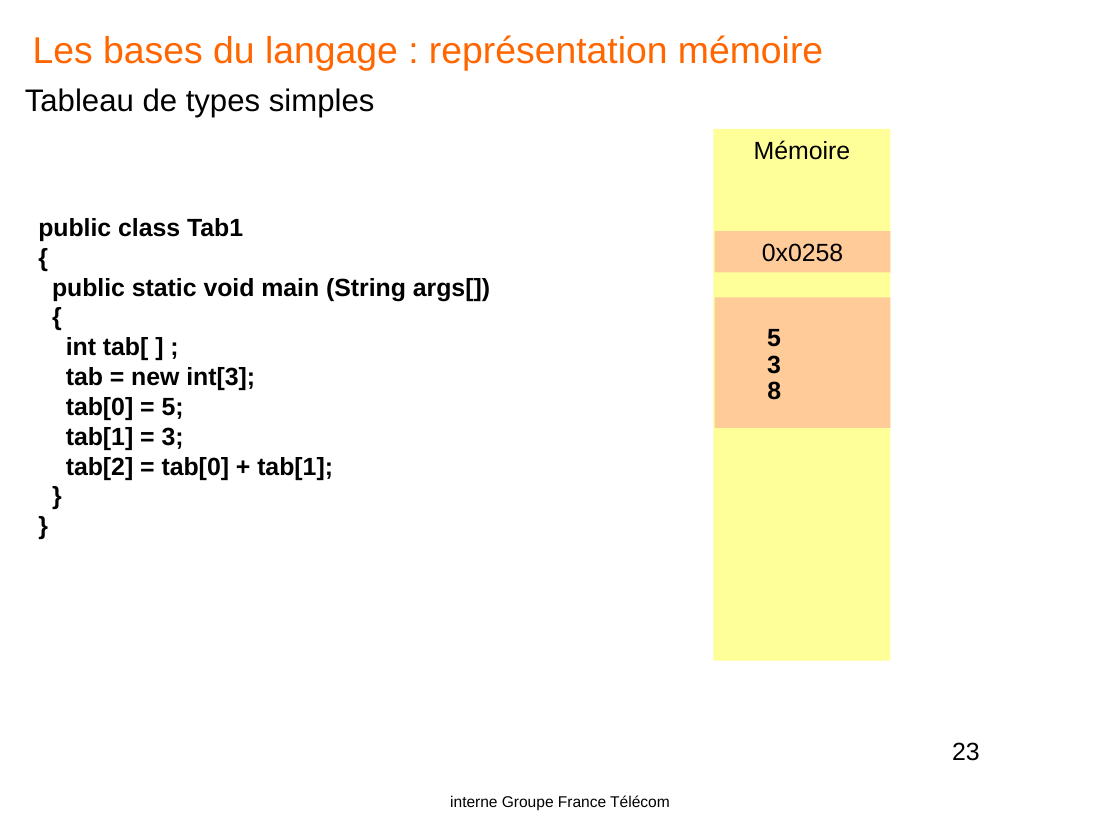
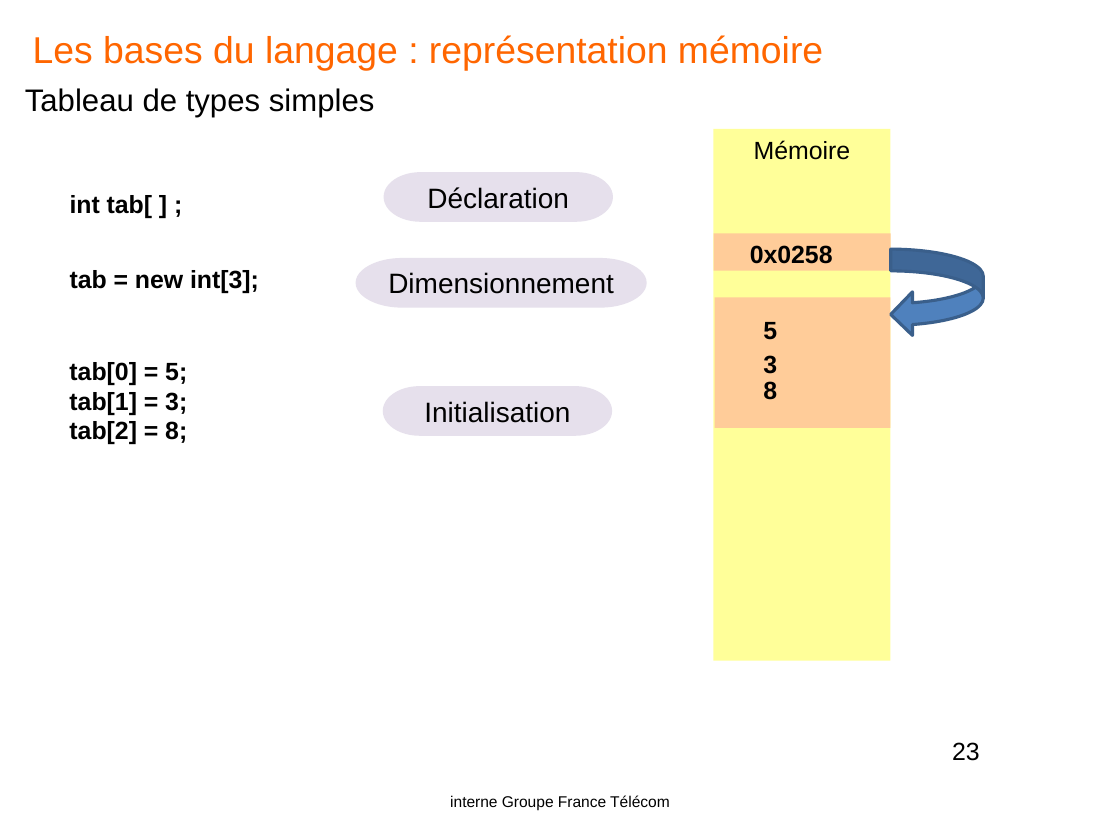
Before and after one commit to yplo6403/formationjava, a slide deck: slide 23 of doc/Java-OL1.pptx. Drawn at 1120x840 pixels with LibreOffice and Linux fonts; fonts in the diff are those of the drawing; background and template pictures are left out. Boxes give left, top, right and bottom in pixels: in the first picture for what was removed or moved away, otherwise in the second. Text is boxed around its words. In the diff, an @@ line names an element or a change of style, - is before the commit and + after.

```diff
--- a/doc/Java-OL1.pptx
+++ b/doc/Java-OL1.pptx
@@ text "int tab[ ] ;": place and size @@
-text "int tab[ ] ;" at (38,218,490,480)
+text "int tab[ ] ;" at (70,195,152,218)
@@ pill shape added at (384,172,614,222), fill #E6E0EC, 18 pt, text #000000 @@
+Déclaration
@@ text at (38,218,490,302): paragraphs removed @@
-public class Tab1
-{
-public static void main (String args[])
-{
@@ rectangle added at (713,233,890,270), fill #FFCC99 @@
@@ text "0x0258": place and size @@
-text "0x0258" at (715,231,890,272)
+text "0x0258" at (750,245,833,264)
@@ text "0x0258" at (750,245,833,264): bold on; alignment centre to left; fill #FFCC99 to none @@
@@ pill shape added at (356,258,647,307), fill #E6E0EC, 18 pt, text #000000 @@
+Dimensionnement
@@ curved left arrow added at (890,249,983,336), fill #4F81BD, outline #3A5F8C 2 pt @@
@@ text added at (70,270,259,293), 16 pt, text #000000, bold @@
+tab = new int[3];
@@ text "5": place and size @@
-text "5" at (767,329,781,347)
+text "5" at (763,322,777,340)
@@ text "3": place and size @@
-text "3" at (767,355,781,374)
+text "3" at (763,355,777,374)
@@ text at (66,367,333,480): paragraphs removed @@
-tab = new int[3];
-tab[0] = 5;
-tab[1] = 3;
-tab[2] = tab[0] + tab[1];
-}
-}
@@ text added at (69,362,187,444), 16 pt, text #000000, bold @@
+tab[0] = 5;
+tab[1] = 3;
+tab[2] = 8;
@@ pill shape added at (383,386,613,436), fill #E6E0EC, 18 pt, text #000000 @@
+Initialisation
@@ text "8": place and size @@
-text "8" at (767,381,781,400)
+text "8" at (763,381,777,400)
```
Also in this commit, not shown: 1 other slide changed.
